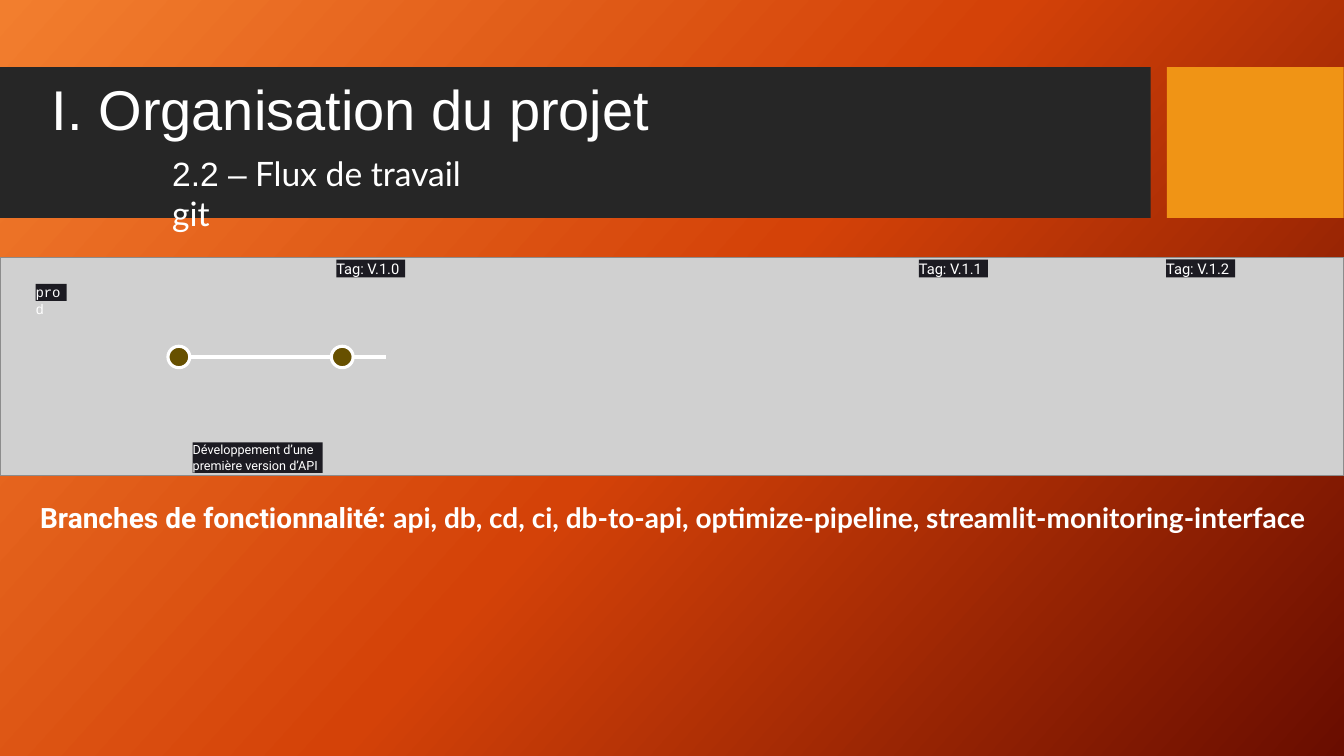
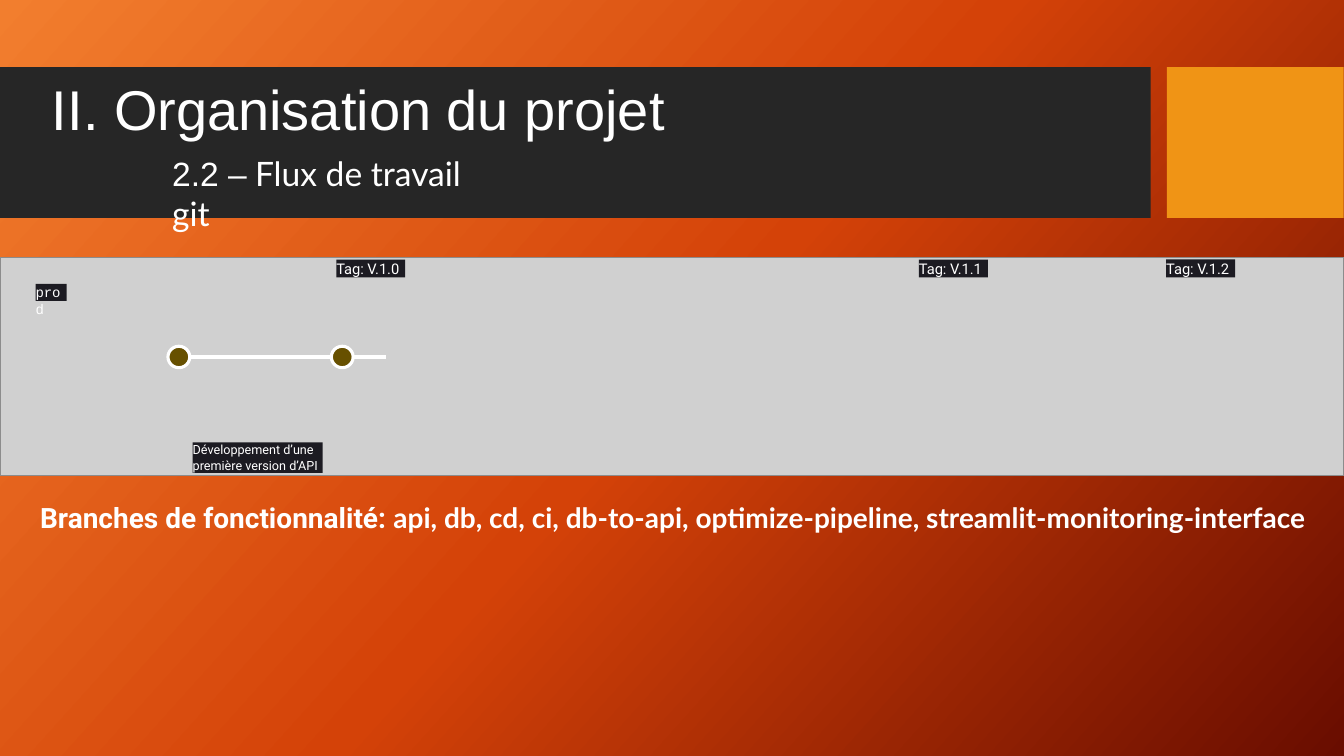
Before and after one commit to JPoitreau/OC-Projet-8, a slide deck: slide 5 of reports/oc-projet-8.pptx. Drawn at 1344x756 pixels with LibreOffice and Linux fonts; fonts in the diff are those of the drawing; grey boxes stand for pictures; background and template pictures are left out. Boxes give left, top, right and bottom in pixels: in the first picture for what was removed or moved away, otherwise in the second. Text is boxed around its words. In the diff, an @@ line names an element or a change of style, - is before the commit and + after.

```diff
--- a/reports/oc-projet-8.pptx
+++ b/reports/oc-projet-8.pptx
@@ text at [52, 89, 665, 140]: text changed @@
-I. Organisation du projet
+II. Organisation du projet
```
Also in this commit, not shown: 1 other slide changed, 18 other files.
